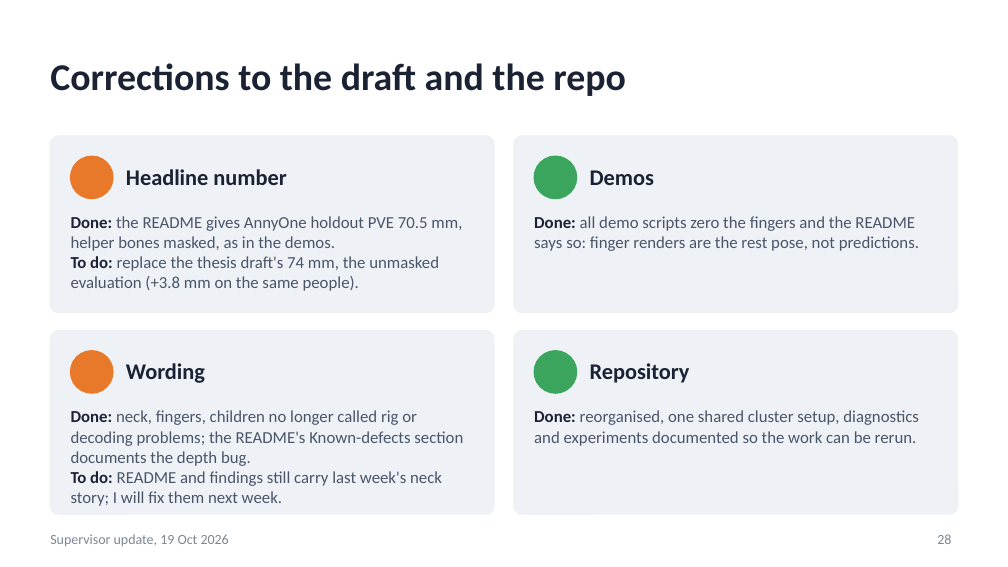
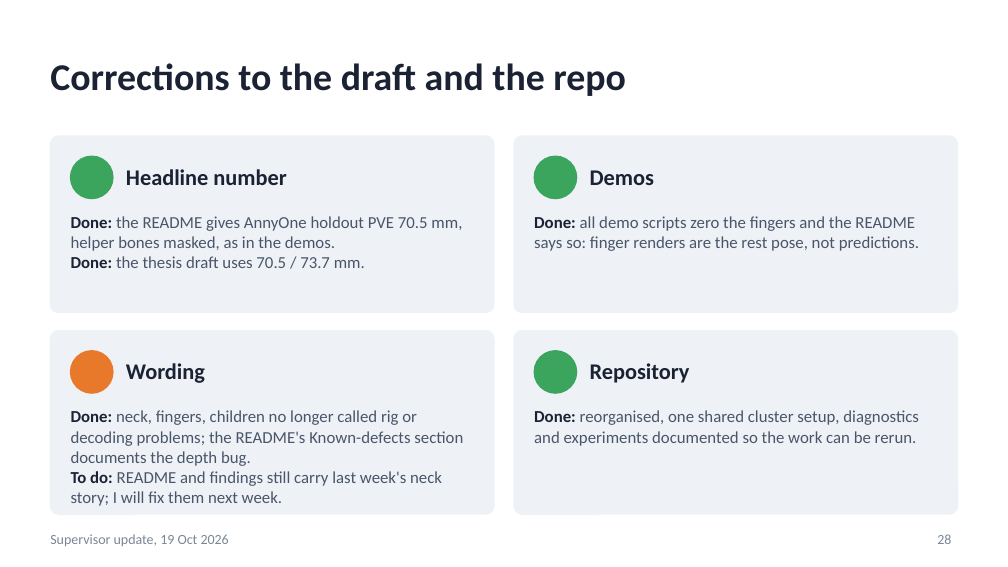
Before and after one commit to saadnajib/Multi-Person-Whole-Body-Human-Mesh-Recovery-in-a-Single-Shot-with-Annyone-dataset-and-3dpw-dataset, a slide deck: slide 28 of docs/supervisor_update_2026-10-19.pptx. Drawn at 1008x567 pixels with LibreOffice and Linux fonts; fonts in the diff are those of the drawing. Boxes give left, top, right and bottom in pixels: in the first picture for what was removed or moved away, otherwise in the second. Text is boxed around its words. In the diff, an @@ line names an element or a change of style, - is before the commit and + after.

```diff
--- a/docs/supervisor_update_2026-10-19.pptx
+++ b/docs/supervisor_update_2026-10-19.pptx
@@ ellipse at (x1=71, y1=156, x2=113, y2=199): fill #E8792B to #3BA55D; outline #E8792B 1 pt to #3BA55D 1 pt @@
@@ text at (x1=71, y1=256, x2=365, y2=268): text changed @@
-To do: replace the thesis draft's 74 mm, the unmasked evaluation (+3.8 mm on the same people).
+Done: the thesis draft uses 70.5 / 73.7 mm.
```
Also in this commit, not shown: 5 other slides changed, 1 slide added, 8 other files.
